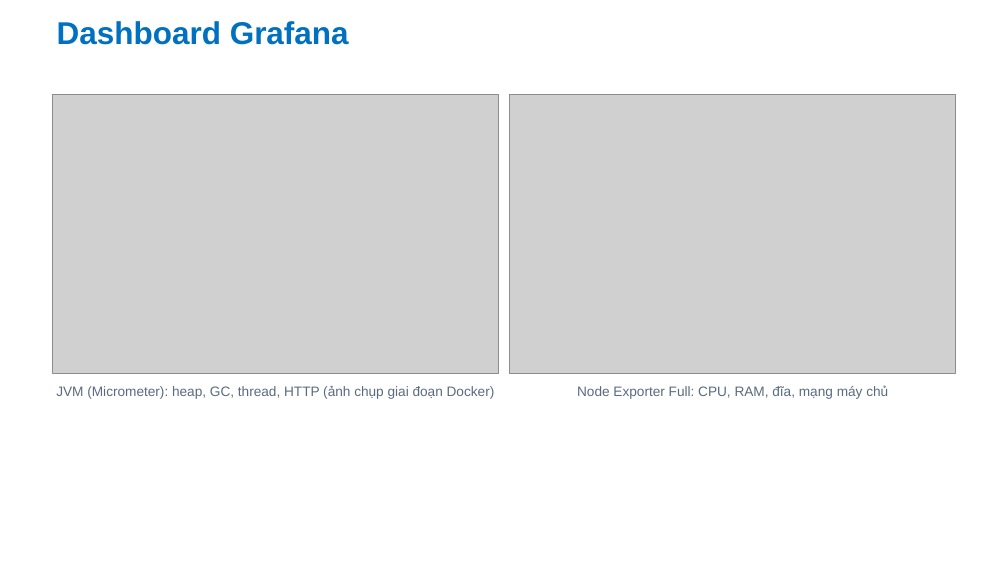
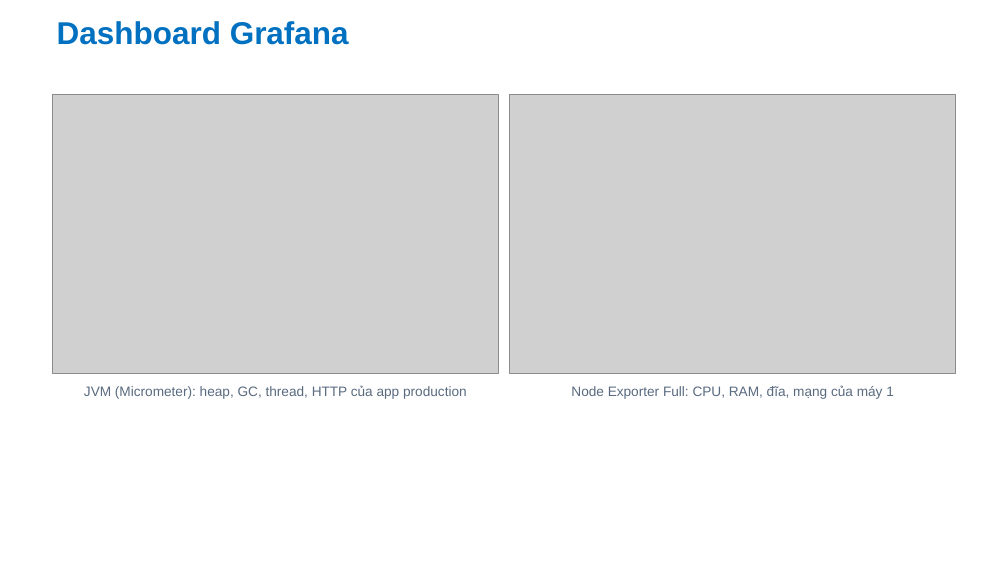
Before and after one commit to Anpham120/restaurant-management-system, a slide deck: slide 20 of docs/bao-cao/Slide_TrienKhaiPhanMem_AtlasRestaurant.pptx. Drawn at 1008x567 pixels with LibreOffice and Linux fonts; fonts in the diff are those of the drawing; grey boxes stand for pictures; background and template pictures are left out. Boxes give left, top, right and bottom in pixels: in the first picture for what was removed or moved away, otherwise in the second. Text is boxed around its words. In the diff, an @@ line names an element or a change of style, - is before the commit and + after.

```diff
--- a/docs/bao-cao/Slide_TrienKhaiPhanMem_AtlasRestaurant.pptx
+++ b/docs/bao-cao/Slide_TrienKhaiPhanMem_AtlasRestaurant.pptx
@@ text at [84,385,467,399]: text changed @@
-JVM (Micrometer): heap, GC, thread, HTTP (ảnh chụp giai đoạn Docker)
+JVM (Micrometer): heap, GC, thread, HTTP của app production
@@ text at [571,385,894,399]: text changed @@
-Node Exporter Full: CPU, RAM, đĩa, mạng máy chủ
+Node Exporter Full: CPU, RAM, đĩa, mạng của máy 1
```
Also in this commit, not shown: 9 other slides changed, 1 other file.
